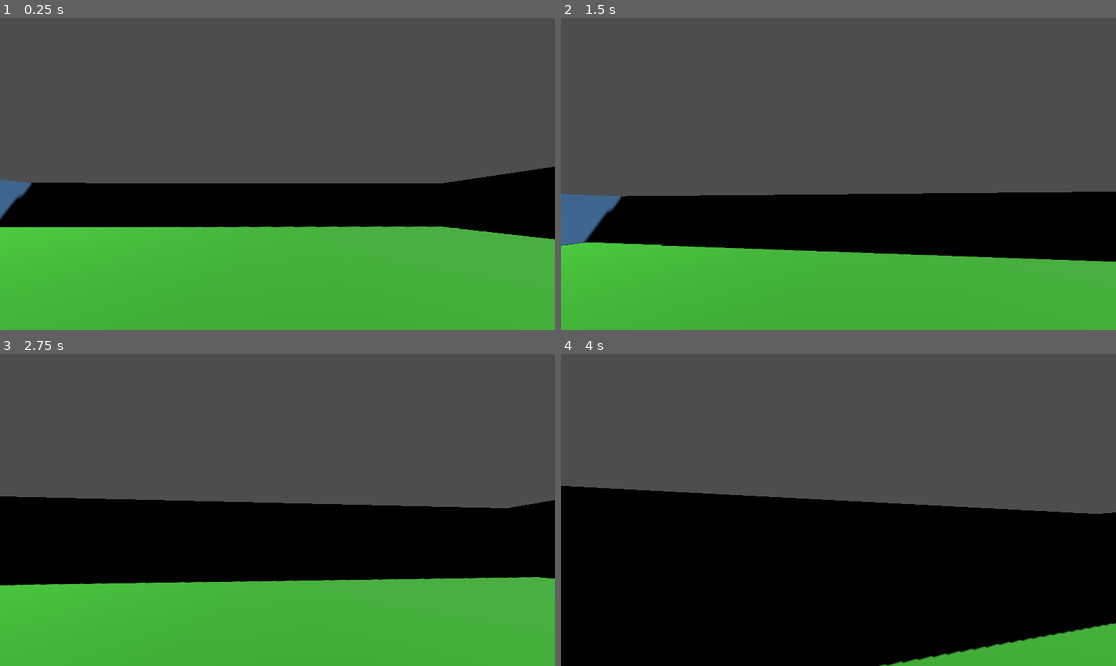
Above: before the commit, frames 1-4 (two rows, left to right).
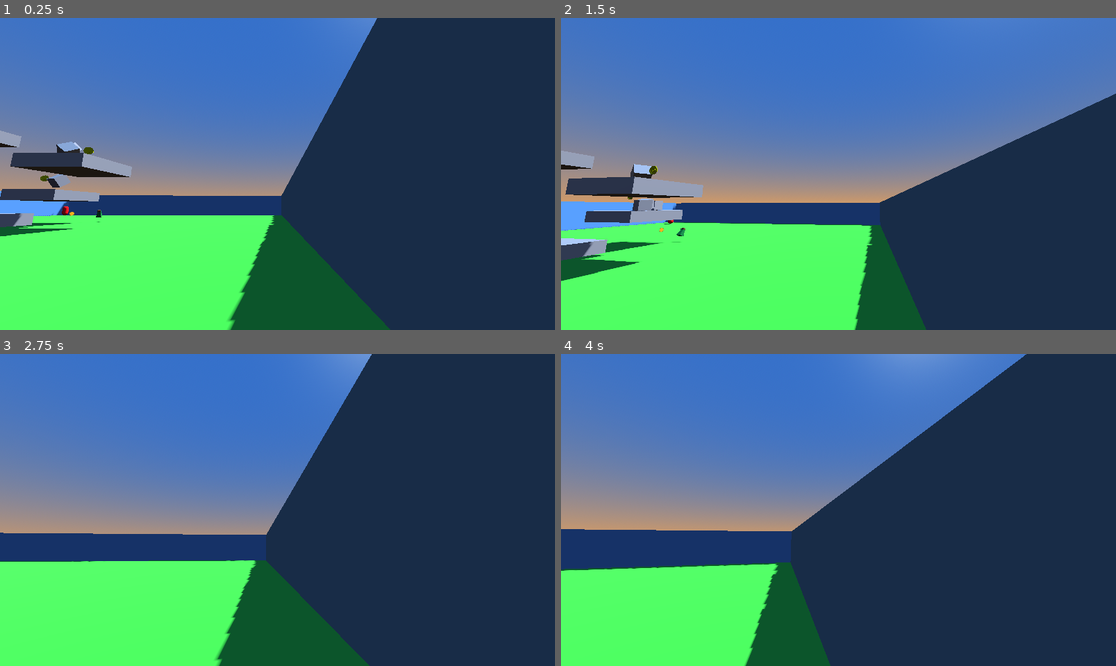
Above: after the commit, the same moments.

Repository: NeilRevil03/3D-Game
Game: Godot game, scene res://level_1.tscn
The game is run twice, just before and just after one commit, with the same random seed, the same clock (stepped at 60 frames per second) and the same inputs. The project has no main scene, so this scene is started directly.
Inputs (mouse positions are in pixels of both pictures, inside the frame that each line leads up to):
- Up to frame 1 (0.25 s): no input
- Up to frame 2 (1.5 s): move the mouse to (866, 174) at 0.52 s; hold W (up) from 0.53 s (still down); tap Space (jump) at 0.77 s; move the mouse to (810, 174) at 1.27 s
- Up to frame 3 (2.75 s): keep holding W (up); tap Space (jump) at 1.52 s; move the mouse to (288, 503) at 2.02 s
- Up to frame 4 (4 s): keep holding W (up); move the mouse to (832, 516) at 2.77 s; tap Space (jump) at 3.02, 3.77 s; move the mouse to (877, 513) at 3.52 s

The runs differ from the first frame. In frame 1, 100% of the frame differs, in the area x 0-100%, y 0-100%; in frame 2, 100%; in frame 3, 100%; in frame 4, 100%.

Commit message:
Added speed boost power up, gold coin, enemy ai

Diff:
--- /dev/null
+++ b/SpeedBoostPowerUp.gd
@@ -0,0 +1,23 @@
+extends Area3D
+@export var boost_factor: float = 10.0      # How much the player's speed increases.
+@export var boost_duration: float = 5.0    # Duration of the boost in seconds.
+const ROT_SPEED = 2
+
+# Called when the node enters the scene tree for the first time.
+func _ready() -> void:
+	pass # Replace with function body.
+
+
+# Called every frame. 'delta' is the elapsed time since the previous frame.
+func _process(delta: float) -> void:
+	rotate_y(deg_to_rad(ROT_SPEED))
+
+
+func _on_body_entered(body: Node3D) -> void:
+	if body.is_in_group("Player"):
+
+		if body.has_method("apply_speed_boost"):
+			body.apply_speed_boost(boost_factor, boost_duration)
+		else:
+			push_warning("The object that entered does not implement apply_speed_boost()")
+	queue_free()
--- /dev/null
+++ b/SpeedBoostPowerUp.tscn
@@ -0,0 +1,28 @@
+[gd_scene load_steps=6 format=3 uid="uid://dga6rthqqhx8w"]
+
+[ext_resource type="Script" uid="uid://cc8v7fgtb4pxu" path="res://SpeedBoostPowerUp.gd" id="1_wh0le"]
+[ext_resource type="ArrayMesh" uid="uid://ct851vc61wpjc" path="res://assets/MinorPotion_Stamina.obj" id="2_6cuax"]
+
+[sub_resource type="BoxShape3D" id="BoxShape3D_kyvak"]
+size = Vector3(0.3, 0.38822, 0.265747)
+
+[sub_resource type="StandardMaterial3D" id="StandardMaterial3D_wh0le"]
+albedo_color = Color(0.470182, 0.314476, 0.128334, 1)
+
+[sub_resource type="StandardMaterial3D" id="StandardMaterial3D_6cuax"]
+albedo_color = Color(0, 0.468024, 0.200786, 1)
+
+[node name="SpeedBoostPowerUp" type="Area3D"]
+script = ExtResource("1_wh0le")
+
+[node name="CollisionShape3D" type="CollisionShape3D" parent="."]
+transform = Transform3D(1, 0, 0, 0, 1, 0, 0, 0, 1, 0, -0.0597961, -0.000305176)
+shape = SubResource("BoxShape3D_kyvak")
+
+[node name="MeshInstance3D" type="MeshInstance3D" parent="."]
+transform = Transform3D(0.2, 0, 0, 0, 0.2, 0, 0, 0, 0.2, 0, 0, 0)
+mesh = ExtResource("2_6cuax")
+surface_material_override/0 = SubResource("StandardMaterial3D_wh0le")
+surface_material_override/1 = SubResource("StandardMaterial3D_6cuax")
+
+[connection signal="body_entered" from="." to="." method="_on_body_entered"]
--- a/coin.tscn
+++ b/coin.tscn
@@ -1,31 +1,31 @@
 [gd_scene load_steps=5 format=3 uid="uid://cven1dkm1kpfd"]
 
 [ext_resource type="Script" uid="uid://b74isya23hwb6" path="res://coin.gd" id="1_d5gmh"]
+[ext_resource type="ArrayMesh" uid="uid://dxhaigjsspuyp" path="res://assets/GoldCoin.obj" id="2_0t63x"]
 
-[sub_resource type="StandardMaterial3D" id="StandardMaterial3D_d5gmh"]
-albedo_color = Color(0.90264, 0.900863, 1.15514e-06, 1)
-metallic = 0.25
-metallic_specular = 0.46
-
-[sub_resource type="CylinderMesh" id="CylinderMesh_0t63x"]
-material = SubResource("StandardMaterial3D_d5gmh")
-top_radius = 0.3
-bottom_radius = 0.3
-height = 0.15
+[sub_resource type="StandardMaterial3D" id="StandardMaterial3D_0t63x"]
+albedo_color = Color(1, 1, 0, 1)
+metallic = 1.0
+metallic_specular = 0.0
+normal_scale = 0.3
+rim = 0.64
+rim_tint = 1.0
+ao_light_affect = 0.17
 
 [sub_resource type="CylinderShape3D" id="CylinderShape3D_v7riw"]
-height = 0.15
-radius = 0.3
+height = 0.107715
+radius = 0.333496
 
 [node name="Coin" type="Area3D"]
 script = ExtResource("1_d5gmh")
 
 [node name="MeshInstance3D" type="MeshInstance3D" parent="."]
-transform = Transform3D(0.0118156, 0.99993, 0, -0.99993, 0.0118156, 0, 0, 0, 1, 0, 0, 0)
-mesh = SubResource("CylinderMesh_0t63x")
+transform = Transform3D(0.0999623, -0.00274505, 0, 0.00274505, 0.0999623, 0, 0, 0, 0.1, 0, 0, 0)
+mesh = ExtResource("2_0t63x")
+surface_material_override/0 = SubResource("StandardMaterial3D_0t63x")
 
 [node name="CollisionShape3D" type="CollisionShape3D" parent="."]
-transform = Transform3D(0.0187263, 0.999825, 0, -0.999825, 0.0187263, 0, 0, 0, 1, 0, 0, 0)
+transform = Transform3D(0.000873314, 0.0466275, -0.998912, -0.999825, 0.0187263, 0, 0.0187059, 0.998737, 0.0466357, 0.000985826, 0.000395922, 0.0211159)
 shape = SubResource("CylinderShape3D_v7riw")
 
 [connection signal="body_entered" from="." to="." method="_on_body_entered"]
--- /dev/null
+++ b/enemy.gd
@@ -0,0 +1,22 @@
+extends CharacterBody3D
+
+@onready var nav = $NavigationAgent3D
+var speed = 3.0
+var gravity = 9.8
+
+
+func _physics_process(delta: float) -> void:
+	# Add the gravity.
+	if not is_on_floor():
+		velocity += get_gravity() * delta
+
+	var next_location = nav.get_next_path_position()
+	var current_location = global_transform.origin
+	var new_velocity = (next_location - current_location).normalized() * speed
+
+	velocity = velocity.move_toward(new_velocity,0.25)
+
+	move_and_slide()
+
+func target_position(target):
+		nav.target_position = target
--- /dev/null
+++ b/enemy.tscn
@@ -0,0 +1,24 @@
+[gd_scene load_steps=5 format=3 uid="uid://bksgwj0iu5dvq"]
+
+[ext_resource type="Script" uid="uid://3jlvvr7wopxh" path="res://enemy.gd" id="1_7k104"]
+
+[sub_resource type="CapsuleShape3D" id="CapsuleShape3D_7xaro"]
+
+[sub_resource type="StandardMaterial3D" id="StandardMaterial3D_7k104"]
+albedo_color = Color(1, 0.054902, 0.0588235, 1)
+
+[sub_resource type="CapsuleMesh" id="CapsuleMesh_7k104"]
+material = SubResource("StandardMaterial3D_7k104")
+
+[node name="CharacterBody3D" type="CharacterBody3D"]
+script = ExtResource("1_7k104")
+
+[node name="CollisionShape3D" type="CollisionShape3D" parent="."]
+transform = Transform3D(1, 0, 0, 0, 1, 0, 0, 0, 1, 0, 1.07429, 0)
+shape = SubResource("CapsuleShape3D_7xaro")
+
+[node name="MeshInstance3D" type="MeshInstance3D" parent="."]
+transform = Transform3D(1, 0, 0, 0, 1, 0, 0, 0, 1, 0, 1.07057, 0)
+mesh = SubResource("CapsuleMesh_7k104")
+
+[node name="NavigationAgent3D" type="NavigationAgent3D" parent="."]
--- a/level_1.gd
+++ b/level_1.gd
@@ -1,6 +1,6 @@
 extends Node3D
 
-
+@onready var target = $Neil
 # Called when the node enters the scene tree for the first time.
 func _ready() -> void:
 	pass # Replace with function body.
@@ -8,6 +8,6 @@
 
 # Called every frame. 'delta' is the elapsed time since the previous frame.
 func _process(delta: float) -> void:
-	pass
+	get_tree().call_group("enemy", "target_position", target.global_transform.origin)
 func playCoin():
 	$sounds/coin.play()
--- a/level_1.tscn
+++ b/level_1.tscn
@@ -8,11 +8,13 @@
 [ext_resource type="AudioStream" uid="uid://dcggw7y4k86gu" path="res://assets/game-music-player-console-8bit-background-intro-theme-297305.mp3" id="5_rka8t"]
 [ext_resource type="PackedScene" uid="uid://cven1dkm1kpfd" path="res://coin.tscn" id="6_5hph3"]
 [ext_resource type="AudioStream" uid="uid://bfp6j4vc6o1ul" path="res://assets/mixkit-game-treasure-coin-2038.wav" id="8_5rr72"]
+[ext_resource type="PackedScene" uid="uid://bksgwj0iu5dvq" path="res://enemy.tscn" id="9_5rr72"]
+[ext_resource type="PackedScene" uid="uid://dga6rthqqhx8w" path="res://SpeedBoostPowerUp.tscn" id="10_gyffv"]
 
 [sub_resource type="MeshLibrary" id="MeshLibrary_rka8t"]
 
 [sub_resource type="BoxShape3D" id="BoxShape3D_5hph3"]
-size = Vector3(1, 1, 50)
+size = Vector3(1.94757, 8.9978, 109.965)
 
 [sub_resource type="StandardMaterial3D" id="StandardMaterial3D_j7kpp"]
 albedo_color = Color(0.341176, 0.576471, 0.807843, 1)
@@ -21,6 +23,10 @@
 material = SubResource("StandardMaterial3D_j7kpp")
 size = Vector3(1, 10, 55)
 
+[sub_resource type="NavigationMesh" id="NavigationMesh_gyffv"]
+vertices = PackedVector3Array(-3, 0.499167, -10.5, -1.25, 0.499167, -10.75, -1.5, 0.499167, -24.5, -24.5, 0.499167, -24.5, -24.5, 0.499167, -8.5, -3, 0.499167, -8.5, 1.5, 0.499167, -10.75, 1.75, 0.499167, -24.5, 3, 0.499167, -10.75, 3.25, 0.499167, -9, 24.5, 0.499167, -9.25, 24.5, 0.499167, -24.5, -0.75, 8.74917, -10.75, -0.75, 8.74917, -6.5, 3.5, 8.74917, -6.5, 3.5, 8.74917, -10.75, -2, 1.99917, -9.75, -2, 1.99917, -5.5, 2, 1.99917, -5.5, 2, 1.99917, -9.75, 3.25, 0.499167, -6.25, 24.5, 0.499167, -6, -9.25, 6.24917, -8.75, -9.25, 6.24917, -4.5, -5, 6.24917, -4.5, -5, 6.24917, -8.75, -24.5, 0.499167, -6.75, -3, 0.499167, -6.75, -3, 0.499167, -4.75, -0.75, 0.499167, -4.5, -24.5, 0.499167, 24.5, -0.75, 0.499167, 24.5, 3, 0.499167, -4.5, 1, 0.499167, 24.5, 24.5, 0.499167, 24.5, 1, 0.499167, -4.5, -2, 4.24917, -3.5, -2, 4.24917, 0.75, 2, 4.24917, 0.75, 2, 4.24917, -3.5)
+polygons = [PackedInt32Array(1, 0, 2), PackedInt32Array(2, 0, 3), PackedInt32Array(3, 0, 4), PackedInt32Array(0, 5, 4), PackedInt32Array(1, 2, 6), PackedInt32Array(6, 2, 7), PackedInt32Array(8, 6, 7), PackedInt32Array(8, 7, 9), PackedInt32Array(9, 7, 10), PackedInt32Array(10, 7, 11), PackedInt32Array(15, 14, 12), PackedInt32Array(12, 14, 13), PackedInt32Array(19, 18, 16), PackedInt32Array(16, 18, 17), PackedInt32Array(9, 10, 20), PackedInt32Array(20, 10, 21), PackedInt32Array(25, 24, 22), PackedInt32Array(22, 24, 23), PackedInt32Array(4, 5, 26), PackedInt32Array(26, 5, 27), PackedInt32Array(26, 27, 28), PackedInt32Array(28, 29, 26), PackedInt32Array(26, 29, 31), PackedInt32Array(26, 31, 30), PackedInt32Array(20, 21, 32), PackedInt32Array(32, 21, 34), PackedInt32Array(32, 34, 33), PackedInt32Array(33, 35, 32), PackedInt32Array(29, 35, 31), PackedInt32Array(31, 35, 33), PackedInt32Array(39, 38, 36), PackedInt32Array(36, 38, 37)]
+
 [sub_resource type="StandardMaterial3D" id="StandardMaterial3D_5hph3"]
 albedo_color = Color(0.237722, 0.728072, 0.188371, 1)
 grow = true
@@ -38,6 +44,19 @@
 [sub_resource type="BoxMesh" id="BoxMesh_bjebc"]
 size = Vector3(5, 1, 5)
 
+[sub_resource type="ProceduralSkyMaterial" id="ProceduralSkyMaterial_5rr72"]
+sky_top_color = Color(0.207082, 0.438018, 0.795292, 1)
+sky_horizon_color = Color(0.844118, 0.610902, 0.389534, 1)
+sun_angle_max = 54.0
+sun_curve = 0.160766
+
+[sub_resource type="Sky" id="Sky_gyffv"]
+sky_material = SubResource("ProceduralSkyMaterial_5rr72")
+
+[sub_resource type="Environment" id="Environment_1pe0h"]
+background_mode = 2
+sky = SubResource("Sky_gyffv")
+
 [node name="Level1" type="Node3D"]
 script = ExtResource("1_bjebc")
 
@@ -59,8 +78,8 @@
 [node name="Block4" parent="Blocks" instance=ExtResource("1_3hls8")]
 transform = Transform3D(0.898534, 0.337546, 0.280535, -0.438904, 0.691031, 0.574316, 0, -0.639171, 0.769065, 0, 9.07102, -0.408672)
 
-[node name="Neil" parent="." instance=ExtResource("2_hbghi")]
-transform = Transform3D(1, 0, 0, 0, 1, 0, 0, 0, 1, -4.49039, 1.67442, 0.665856)
+[node name="Neil" parent="." groups=["Player"] instance=ExtResource("2_hbghi")]
+transform = Transform3D(1, 0, 0, 0, 1, 0, 0, 0, 1, -23.4284, 1.67442, -23.4006)
 
 [node name="Icon" type="Sprite3D" parent="."]
 transform = Transform3D(1, 0, 0, 0, 1, 0, 0, 0, 1, 2.45036, 1.35973, 3.34356)
@@ -68,9 +87,10 @@
 texture = ExtResource("3_rka8t")
 script = ExtResource("4_ihfcg")
 
-[node name="AudioStreamPlayer3D" type="AudioStreamPlayer3D" parent="."]
+[node name="BGM" type="AudioStreamPlayer3D" parent="."]
 transform = Transform3D(1, 0, 0, 0, 1, 0, 0, 0, 1, -0.437166, 7.75958, -0.472602)
 stream = ExtResource("5_rka8t")
+volume_db = -12.309
 max_db = 1.846
 autoplay = true
 
@@ -123,16 +143,19 @@
 transform = Transform3D(1, 0, 0, 0, 1, 0, 0, 0, 1, -0.469749, 0, 0)
 mesh = SubResource("BoxMesh_j7kpp")
 
-[node name="Floors" type="Node3D" parent="."]
+[node name="Floors" type="NavigationRegion3D" parent="."]
+navigation_mesh = SubResource("NavigationMesh_gyffv")
 
 [node name="Floor" type="StaticBody3D" parent="Floors"]
 transform = Transform3D(1, 0, 0, 0, 1, 0, 0, 0, 1, 0, -0.250833, 0)
 metadata/_edit_group_ = true
 
 [node name="MeshInstance3D" type="MeshInstance3D" parent="Floors/Floor"]
+transform = Transform3D(1, 0, 0, 0, 1, 0, 0, 0, 1, 0, 0.436693, 0)
 mesh = SubResource("BoxMesh_ilcil")
 
 [node name="CollisionShape3D" type="CollisionShape3D" parent="Floors/Floor"]
+transform = Transform3D(1, 0, 0, 0, 1, 0, 0, 0, 1, 0, 0.506996, 0)
 shape = SubResource("BoxShape3D_3hls8")
 
 [node name="Platform1" type="StaticBody3D" parent="Floors"]
@@ -179,14 +202,29 @@
 [node name="coin_pickups" type="Node3D" parent="."]
 
 [node name="Coin1" parent="." instance=ExtResource("6_5hph3")]
-transform = Transform3D(1, 0, 0, 0, 1, 0, 0, 0, 1, 1.60801, 9.33879, -8.13361)
+transform = Transform3D(1, 0, 0, 0, 1, 0, 0, 0, 1, 1.60801, 9.57542, -8.13361)
 
 [node name="Coin2" parent="." instance=ExtResource("6_5hph3")]
-transform = Transform3D(1, 0, 0, 0, 1, 0, 0, 0, 1, -7.4688, 6.64201, -6.34185)
+transform = Transform3D(1, 0, 0, 0, 1, 0, 0, 0, 1, -7.4688, 6.90517, -6.34185)
 
 [node name="Coin3" parent="." instance=ExtResource("6_5hph3")]
-transform = Transform3D(1, 0, 0, 0, 0.996282, -0.0861473, 0, 0.0861473, 0.996282, 0.427052, 2.24694, -7.22948)
+transform = Transform3D(1, 0, 0, 0, 0.996282, -0.0861473, 0, 0.0861473, 0.996282, 0.427052, 2.75632, -7.18543)
+
+[node name="Coin4" parent="." instance=ExtResource("6_5hph3")]
+transform = Transform3D(1, 0, 0, 0, 0.996282, -0.0861473, 0, 0.0861473, 0.996282, 1.90694, 5.29122, -0.927206)
+
+[node name="NPC" type="Node3D" parent="."]
+
+[node name="AlJames_enemy" parent="NPC" groups=["enemy"] instance=ExtResource("9_5rr72")]
+transform = Transform3D(1, 0, 0, 0, 1, 0, 0, 0, 1, 23.3246, 0.462719, 23.3334)
+
+[node name="WorldEnvironment" type="WorldEnvironment" parent="."]
+environment = SubResource("Environment_1pe0h")
+
+[node name="powerup" parent="." instance=ExtResource("10_gyffv")]
+transform = Transform3D(1, 0, 0, 0, 0.899214, 0.437508, 0, -0.437508, 0.899214, -2.63896, 1.60589, 1.3448)
 
 [connection signal="body_entered" from="Coin1" to="Neil" method="_on_coin_body_entered"]
 [connection signal="body_entered" from="Coin2" to="Neil" method="_on_coin_body_entered"]
 [connection signal="body_entered" from="Coin3" to="Neil" method="_on_coin_body_entered"]
+[connection signal="body_entered" from="Coin4" to="Neil" method="_on_coin_body_entered"]
--- a/neil.gd
+++ b/neil.gd
@@ -1,12 +1,16 @@
 extends CharacterBody3D
 
 
-const SPEED = 5.0
 const JUMP_VELOCITY = 4.5
 const SENSITIVITY = 0.003
+
+@export var base_speed: float = 5.0
+var current_speed: float = base_speed
+
 @onready var jump_sfx = $jump_sfx
 @onready var head = $Head
 @onready var camera = $Head/Camera3D
+@onready var footsteps = $footstep_sfx
 
 func _ready():
 	Input.set_mouse_mode(Input.MOUSE_MODE_CAPTURED)
@@ -32,10 +36,27 @@
 	var input_dir = Input.get_vector("left", "right", "up", "down")
 	var direction = (head.transform.basis * Vector3(input_dir.x, 0, input_dir.y)).normalized()
 	if direction:
-		velocity.x = direction.x * SPEED
-		velocity.z = direction.z * SPEED
+		velocity.x = direction.x * current_speed
+		velocity.z = direction.z * current_speed
 	else:
 		velocity.x = 0.0
 		velocity.z = 0.0
 
 	move_and_slide()
+
+func _play_footstep_audio():
+	footsteps.pitch_scale = randf_range(.8, 1.2)
+	footsteps.play()
+
+func apply_speed_boost(boost_factor: float, duration: float) -> void:
+	current_speed = base_speed * boost_factor
+
+	var timer = Timer.new()
+	timer.wait_time = duration
+	timer.one_shot = true
+	add_child(timer)
+	timer.timeout.connect(_on_speed_boost_timeout)
+	timer.start()
+
+func _on_speed_boost_timeout() -> void:
+	current_speed = base_speed
--- a/neil.tscn
+++ b/neil.tscn
@@ -1,14 +1,68 @@
-[gd_scene load_steps=7 format=3 uid="uid://5b8c4xcopmuu"]
+[gd_scene load_steps=11 format=3 uid="uid://5b8c4xcopmuu"]
 
 [ext_resource type="Script" uid="uid://dm18maccsr3u4" path="res://neil.gd" id="1_gub2p"]
 [ext_resource type="AudioStream" uid="uid://cj8emt2nd30yc" path="res://assets/cartoon-jump-6462.mp3" id="2_mpp7v"]
 [ext_resource type="AudioStream" uid="uid://blvi5rjoeygvk" path="res://assets/walking-sound-effect-272246.mp3" id="3_rpmkj"]
 
+[sub_resource type="StandardMaterial3D" id="StandardMaterial3D_rpmkj"]
+albedo_color = Color(0.137255, 1, 1, 1)
+
 [sub_resource type="CapsuleMesh" id="CapsuleMesh_gub2p"]
+material = SubResource("StandardMaterial3D_rpmkj")
 
 [sub_resource type="Skin" id="Skin_mp0ej"]
 
 [sub_resource type="CapsuleShape3D" id="CapsuleShape3D_mpp7v"]
+
+[sub_resource type="Animation" id="Animation_mp0ej"]
+length = 0.001
+tracks/0/type = "value"
+tracks/0/imported = false
+tracks/0/enabled = true
+tracks/0/path = NodePath("..:position")
+tracks/0/interp = 1
+tracks/0/loop_wrap = true
+tracks/0/keys = {
+"times": PackedFloat32Array(0),
+"transitions": PackedFloat32Array(1),
+"update": 0,
+"values": [Vector3(0, 0.615241, 0)]
+}
+
+[sub_resource type="Animation" id="Animation_rpmkj"]
+resource_name = "walk_headbob"
+tracks/0/type = "value"
+tracks/0/imported = false
+tracks/0/enabled = true
+tracks/0/path = NodePath("..:position")
+tracks/0/interp = 1
+tracks/0/loop_wrap = true
+tracks/0/keys = {
+"times": PackedFloat32Array(0, 0.1, 0.2),
+"transitions": PackedFloat32Array(1, 1, 1),
+"update": 0,
+"values": [Vector3(0, 0.615241, 0), Vector3(0, 0.694452, 0), Vector3(0, 0.614999, 0)]
+}
+tracks/1/type = "method"
+tracks/1/imported = false
+tracks/1/enabled = true
+tracks/1/path = NodePath("../..")
+tracks/1/interp = 1
+tracks/1/loop_wrap = true
+tracks/1/keys = {
+"times": PackedFloat32Array(0.233333),
+"transitions": PackedFloat32Array(1),
+"values": [{
+"args": [],
+"method": &"_play_footstep_audio"
+}]
+}
+
+[sub_resource type="AnimationLibrary" id="AnimationLibrary_g1rlc"]
+_data = {
+&"RESET": SubResource("Animation_mp0ej"),
+&"walk_headbob": SubResource("Animation_rpmkj")
+}
 
 [node name="Neil" type="CharacterBody3D"]
 script = ExtResource("1_gub2p")
@@ -24,9 +78,18 @@
 transform = Transform3D(-0.999916, 0.00214202, 0.0127892, 0, 0.986263, -0.165185, -0.0129674, -0.165171, -0.98618, 0, 0.615241, 0)
 
 [node name="Camera3D" type="Camera3D" parent="Head"]
+transform = Transform3D(1, 1.16415e-09, -5.96046e-08, 4.65661e-10, 1, 2.08616e-07, -5.58794e-09, -8.9407e-08, 1, -7.2767e-10, -0.0585185, 0.00980102)
 
 [node name="jump_sfx" type="AudioStreamPlayer" parent="."]
 stream = ExtResource("2_mpp7v")
+volume_db = -15.22
 
-[node name="AudioStreamPlayer" type="AudioStreamPlayer" parent="."]
+[node name="footstep_sfx" type="AudioStreamPlayer" parent="."]
 stream = ExtResource("3_rpmkj")
+volume_db = -12.552
+
+[node name="AnimationPlayer" type="AnimationPlayer" parent="."]
+root_node = NodePath("../Head/Camera3D")
+libraries = {
+&"": SubResource("AnimationLibrary_g1rlc")
+}
--- a/project.godot
+++ b/project.godot
@@ -13,6 +13,10 @@
 config/name="3dSampleGame"
 config/features=PackedStringArray("4.4", "Forward Plus")
 config/icon="res://icon.svg"
+
+[filesystem]
+
+import/blender/enabled=false
 
 [input]
 
Not shown, added: SpeedBoostPowerUp.gd.uid
Not shown, added: assets/GoldCoin.mtl
Not shown, added: assets/GoldCoin.obj
Not shown, added: assets/GoldCoin.obj.import
Not shown, added: assets/MinorPotion_Stamina.obj
Not shown, added: assets/MinorPotion_Stamina.obj.import
Not shown, added: enemy.gd.uid
Not shown: 1 places in level_1.tscn that only renumber resources
Not shown, added: assets/GoldCoin.blend
